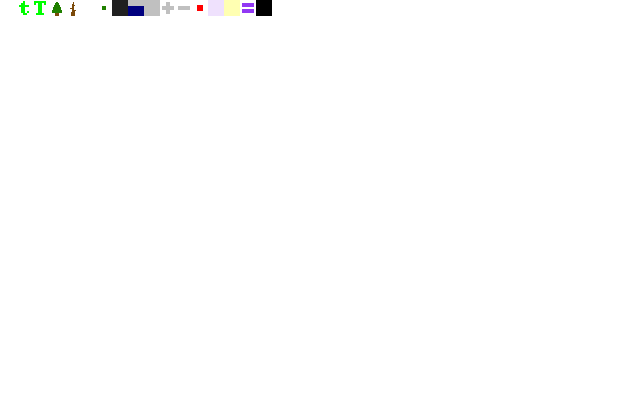
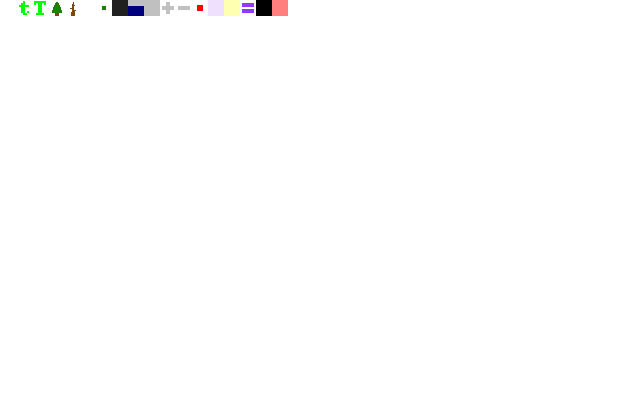
Before/after of a 640x400 layered artwork. What changed in the layer stack:
added layer "wounded" (50%) above "blank" over bbox(272, 0, 288, 16)
